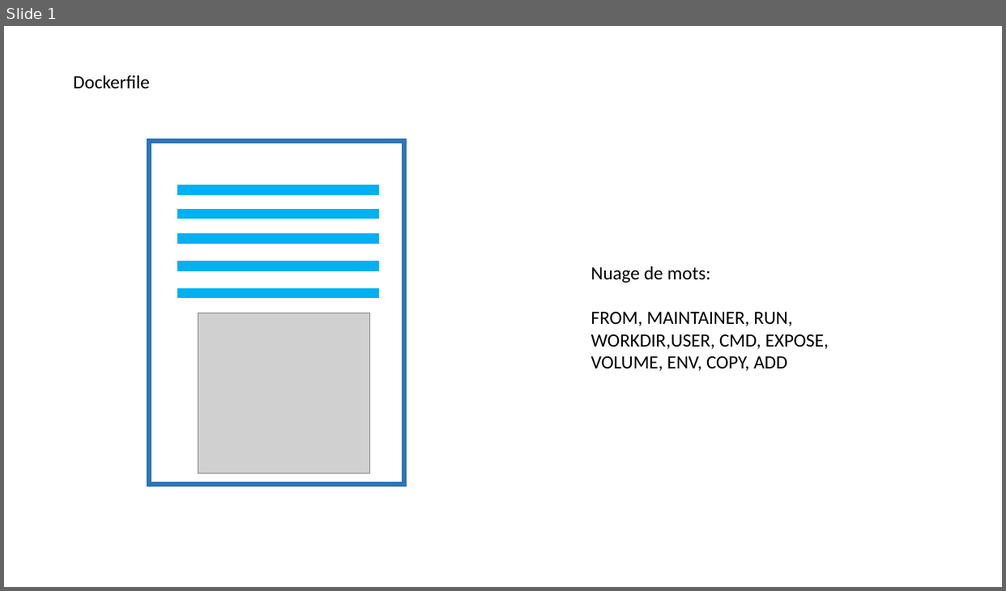
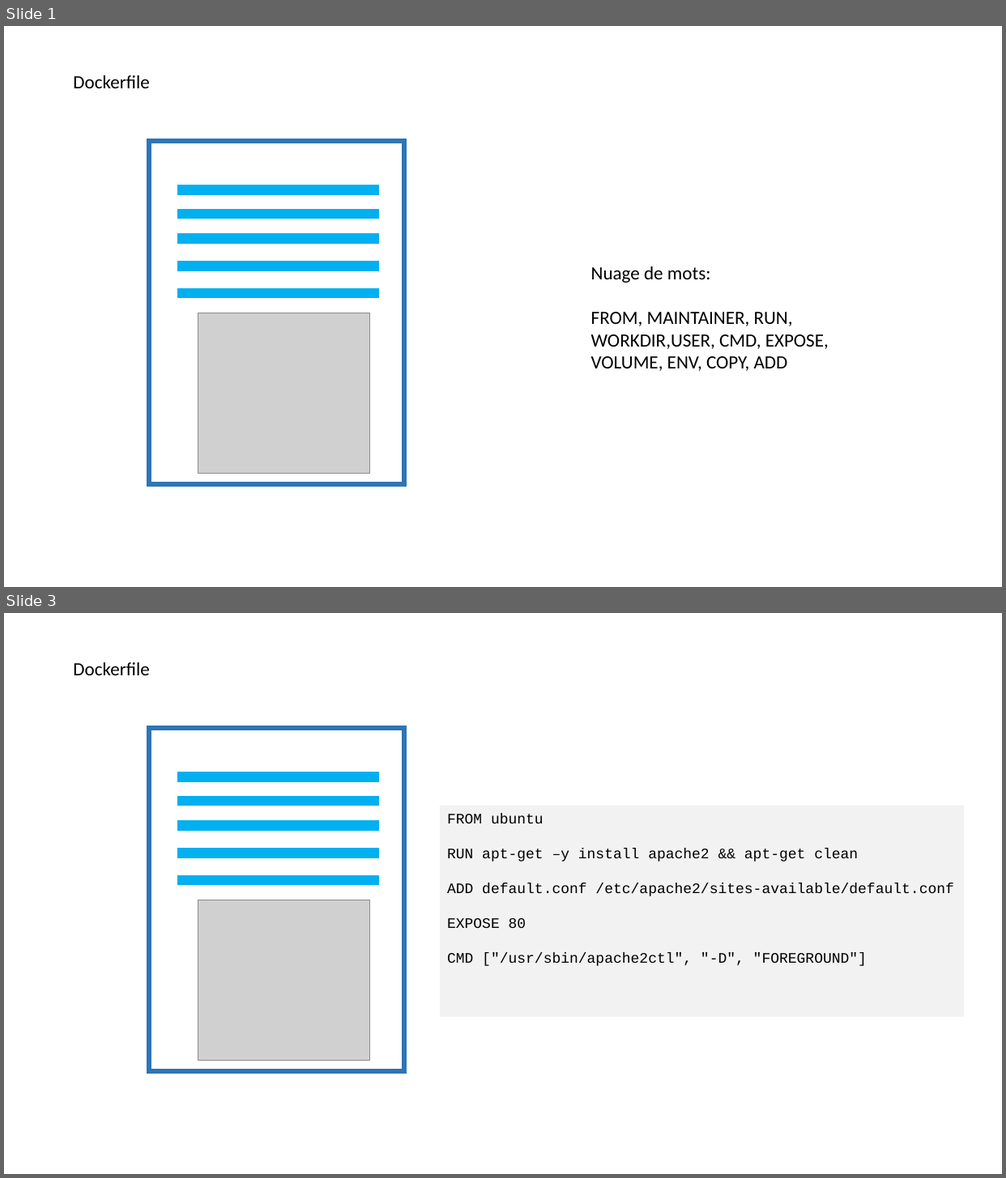
Before and after one commit to fthomasmorel/Docker-TP, a slide deck: dockerfile_docker_hub.pptx. Shown one above the other, each under a label of ours: slide 1 before the commit, slides 1 and 3 after it; the slides between them are not shown. The pictures are 1006x591 and 1006x1178 pixels, drawn with LibreOffice and Linux fonts; fonts in the diff are those of the drawing; grey boxes stand for pictures. Boxes give left, top, right and bottom in pixels: in the first picture for what was removed or moved away, otherwise in the second. Text is boxed around its words. In the diff, an @@ line names an element or a change of style, - is before the commit and + after.

Commit message:
Add docker hub and dockerfile

```diff
--- a/dockerfile_docker_hub.pptx
+++ b/dockerfile_docker_hub.pptx
@@ slide 3 added at [4, 613, 1002, 1174], background #FFFFFF @@
@@ text added at [73, 662, 149, 675], 18 pt, text #000000 @@
+Dockerfile
@@ rectangle added at [440, 806, 964, 1017], fill #F2F2F2, 14 pt, text #000000 @@
+FROM ubuntu
+RUN apt-get –y install apache2 && apt-get clean
+ADD default.conf /etc/apache2/sites-available/default.conf
+EXPOSE 80
+CMD ["/usr/sbin/apache2ctl", "-D", "FOREGROUND"]
@@ group added at [149, 728, 404, 1071]: 6 rectangles, 1 picture @@
```
Also in this commit, not shown: 2 slides changed, 4 other slides added, 1 other file.
